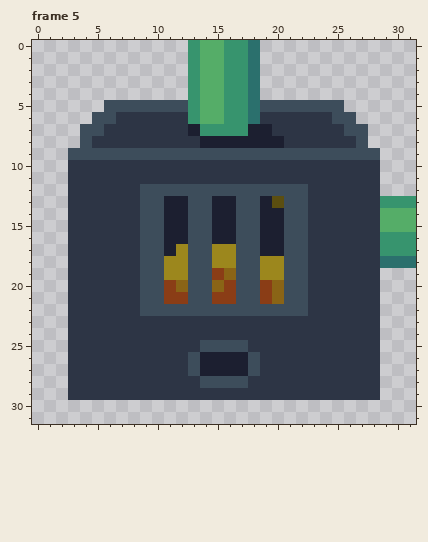
Two states of a animated GIF sprite, src/assets/game/factory_0_1_1_0.gif. Above is the file before it was changed.
The file is 32x32 pixels, 5 frames. Shown: frame 5. The commit also changed other frames, which this record leaves out.
And afterwards:
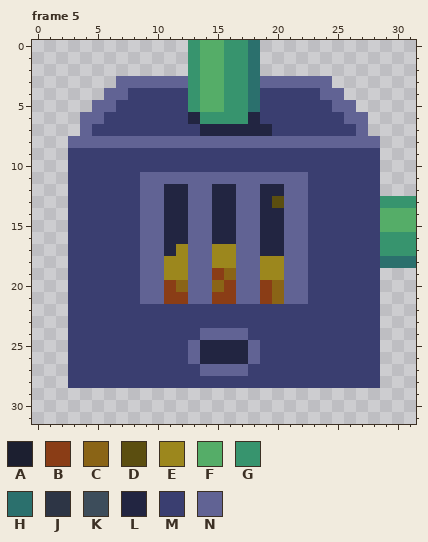
Palette (. is transparent): A #1c1f30  B #8a3d16  C #8a6416  D #5b4e10  E #9c871d  F #55ad68  G #37946e  H #2b706d  J #2d3545  K #3d4d5b  L #222541  M #3a3e70  N #616394
Log entry: Make factory assets lighter
The edit:
Changed rows in their new state; - is an unchanged pixel.
Frame 5:
first column x 3:
 3 ----NNNNNN------NNNNNN----
 4 ---NNMMMMM------MMMMMNN---
 5 --NNMMMMMM------MMMMMMNN--
 6 -NNMMMMMMMLGG--LMMMMMMMNN-
 7 -NMMMMMMMMMLLLLLLMMMMMMMN-
 8 NNNNNNNNNNNNNNNNNNNNNNNNNN
 9 MMMMMMMMMMMMMMMMMMMMMMMMMM
10 MMMMMMMMMMMMMMMMMMMMMMMMMM
11 MMMMMMNNNNNNNNNNNNNNMMMMMM
12 MMMMMMNNLLNNLLNNLLNNMMMMMM
13 MMMMMMNNLLNNLLNNL-NNMMMMMM
14 MMMMMMNNLLNNLLNNLLNNMMMMMM
15 MMMMMMNNLLNNLLNNLLNNMMMMMM
16 MMMMMMNNLLNNLLNNLLNNMMMMMM
17 MMMMMMNNL-NN--NNLLNNMMMMMM
18 MMMMMMNN--NN--NN--NNMMMMMM
19 MMMMMMNN--NN--NN--NNMMMMMM
20 MMMMMMNN--NN--NN--NNMMMMMM
21 MMMMMMNN--NN--NN--NNMMMMMM
22 MMMMMMMMMMMMMMMMMMMMMMMMMM
23 MMMMMMMMMMMMMMMMMMMMMMMMMM
24 MMMMMMMMMMMNNNNMMMMMMMMMMM
25 MMMMMMMMMMNLLLLNMMMMMMMMMM
26 MMMMMMMMMMNLLLLNMMMMMMMMMM
27 MMMMMMMMMMMNNNNMMMMMMMMMMM
28 MMMMMMMMMMMMMMMMMMMMMMMMMM
29 ..........................
